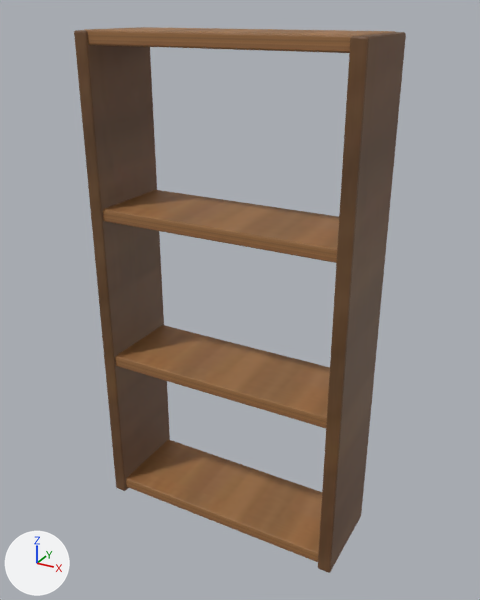
Before and after pictures for a commit that changed the glTF model models/pieces/shelf_unit.glb.
One viewpoint serves both versions: a camera (50 mm lens) standing at (1.07, -1.904, 1.865) and looking at (0.016, 0.012, 0.907). Lighting does not change. The marker at lower left points along +X, +Y and +Z. The older version comes first.

The first picture shows 'shelf0.001', 'shelf1.001', 'shelf2.001', 'shelf3.001', 'sideL.003', 'sideR.002'.
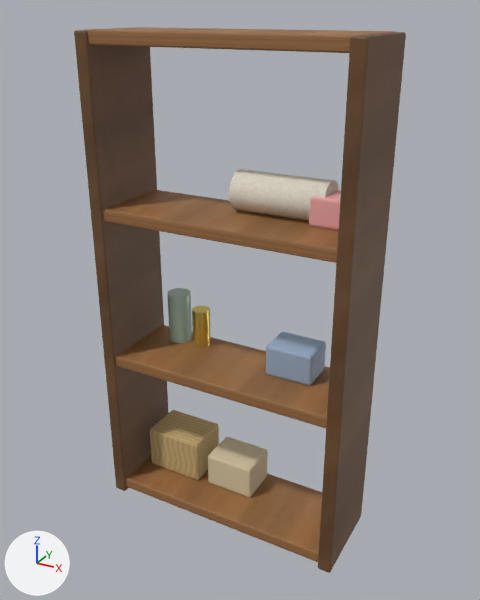
Changed parts and their boxes [x1, y1, x2, y2] in the pictures (480 x 600 px):
'blanket_roll', added
    after: [229, 169, 339, 221]
'sbox1', added (brown)
    after: [150, 410, 219, 480]
'sbox2', added (beige)
    after: [208, 437, 268, 497]
'sbox3', added
    after: [266, 332, 326, 385]
'bottle1', added
    after: [168, 288, 192, 343]
'sbox4', added (pink)
    after: [309, 190, 341, 230]
'bottle2', added
    after: [192, 306, 211, 348]

Patch to the scene script:
```diff
--- a/models/pieces/shelf_unit.glb.py
+++ b/models/pieces/shelf_unit.glb.py
@@ ob_sbox4 @@
+ob_sbox4 = bpy.data.objects.new('sbox4', me_cube_223)  # 56 vertices, 108 faces; spans x -0.08..0.08, y -0.06..0.06, z -0.05..0.05; in mat_eraser (pink #f5adad)
+ob_sbox4.location = (0.35, 0.06, 1.272)
@@ ob_sbox3 @@
+ob_sbox3 = bpy.data.objects.new('sbox3', me_cube_222)  # 56 vertices, 108 faces; spans x -0.09..0.09, y -0.07..0.07, z -0.06..0.06; in mat_mailbox (blue #a4bad4)
+ob_sbox3.location = (0.22, 0.06, 0.703)
@@ ob_sbox2 @@
+ob_sbox2 = bpy.data.objects.new('sbox2', me_cube_221)  # 56 vertices, 108 faces; spans x -0.1..0.1, y -0.08..0.08, z -0.07..0.07; in mat_card_band (beige #d7c7a4)
+ob_sbox2.location = (-0.02, 0.06, 0.133)
@@ ob_sbox1 @@
+ob_sbox1 = bpy.data.objects.new('sbox1', me_cube_220)  # 56 vertices, 108 faces; spans x -0.12..0.12, y -0.09..0.09, z -0.09..0.09; in mat_card (picture img_t_card)
+ob_sbox1.location = (-0.28, 0.06, 0.152)
@@ ob_bottle2 @@
+ob_bottle2 = bpy.data.objects.new('bottle2', me_cylinder_019)  # a 14-sided cylinder along z spanning x -0.034..0.034, y -0.035..0.035, z -0.075..0.075; in mat_gold (yellow #e6d06c)
+ob_bottle2.location = (-0.2, 0.09, 0.718)
@@ ob_bottle1 @@
+ob_bottle1 = bpy.data.objects.new('bottle1', me_cylinder_018)  # a 14-sided cylinder along z spanning x -0.044..0.044, y -0.045..0.045, z -0.1..0.1; in mat_bowl_d (light grey #acc5b3)
+ob_bottle1.location = (-0.3, 0.09, 0.743)
@@ ob_blanket_roll @@
+ob_blanket_roll = bpy.data.objects.new('blanket_roll', me_cylinder_020)  # a 16-sided cylinder along x spanning x -0.17..0.17, y -0.07..0.07, z -0.07..0.07; in mat_cream (picture img_t_fabric)
+ob_blanket_roll.location = (0.15, 0.07, 1.292)
```
